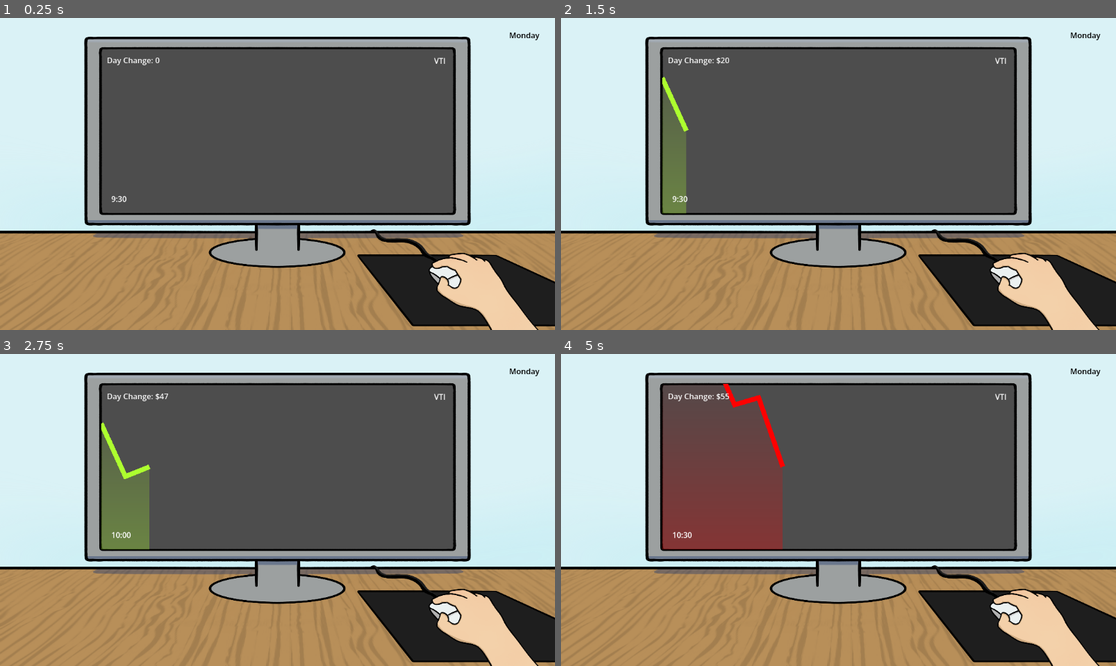
Above: before the commit, frames 1-4 (two rows, left to right).
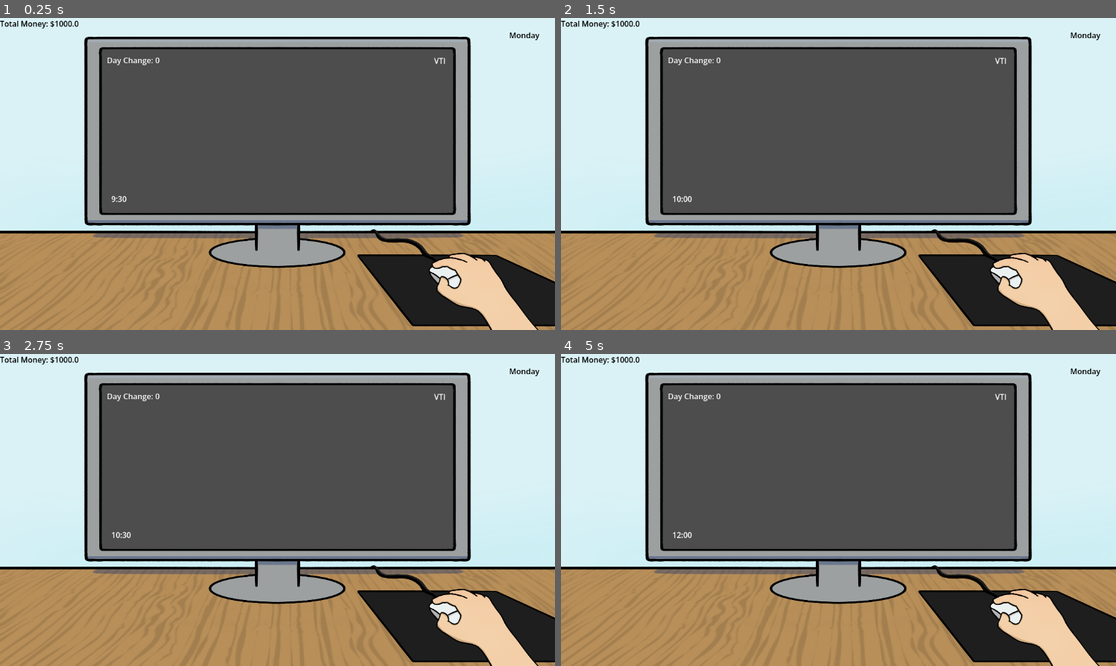
Above: after the commit, the same moments.

Repository: connorheyz/jamfest-2026-buy-signal-game
Game: Godot game, scene res://desktop/minigame.tscn
Same seed, same stepped clock (60 frames per second), same inputs: the game is played once before the commit and once after it. The project has no main scene, so this scene is started directly.
Inputs (mouse positions are in pixels of both pictures, inside the frame that each line leads up to):
- Up to frame 1 (0.25 s): no input
- Up to frame 2 (1.5 s): tap Enter at 0.5 s; move the mouse to (960, 158) at 0.52 s; hold A (buy) 0.53-1.28 s; tap D (sell) at 0.8, 1.35 s; tap Space at 1.25 s; move the mouse to (727, 189) at 1.27 s
- Up to frame 3 (2.75 s): tap A (buy) at 1.55 s; move the mouse to (333, 441) at 2.02 s; hold A (buy) from 2.03 s (still down); tap D (sell) at 2.3 s
- Up to frame 4 (5 s): tap Enter at 2.75, 4.25 s; move the mouse to (810, 572) at 2.77 s; release A (buy) at 2.78 s; tap D (sell) at 2.85, 3.8, 4.35 s; tap A (buy) at 3.05, 4.55 s; tap Space at 3.5 s; move the mouse to (1005, 556) at 3.52 s; hold A (buy) 3.53-4.28 s; move the mouse to (672, 463) at 4.27 s

The runs differ from the first frame. In frame 1, 0.2% of the frame differs, in the area x 0-15%, y 0-4%; in frame 2, 1.7%; in frame 3, 2.7%; in frame 4, 7.9%, in the area x 0-41%, y 0-63%.
Error after the commit: Invalid access to property or key 'ticker' on a base object of type 'Nil'. (res://desktop/stock_minigame.gd:26)

Commit message:
minor changes

Diff:
--- a/desktop/minigame.tscn
+++ b/desktop/minigame.tscn
@@ -9,6 +9,7 @@
 [ext_resource type="Script" uid="uid://dbwvsvfhxscud" path="res://desktop/clock.gd" id="7_dipoy"]
 [ext_resource type="PackedScene" uid="uid://cj0ka5piaau77" path="res://price_engine/stock_scene.tscn" id="8_mgcpr"]
 [ext_resource type="PackedScene" uid="uid://b4l86xnah0j5g" path="res://queue_up_menu/queue_up_menu.tscn" id="9_sd31f"]
+[ext_resource type="PackedScene" uid="uid://b2fukhhxr3gje" path="res://shop/money_label.tscn" id="10_qmb8p"]
 
 [node name="Desktop" type="Control" unique_id=1725560712 node_paths=PackedStringArray("stock_ticker")]
 layout_mode = 3
@@ -96,7 +97,6 @@
 
 [node name="HalfHourTimer" type="Timer" parent="." unique_id=421547147]
 unique_name_in_owner = true
-wait_time = 2.0
 autostart = true
 
 [node name="Clock" type="Label" parent="." unique_id=247581126]
@@ -116,4 +116,7 @@
 [node name="QueueUpMenu" parent="." unique_id=1808077402 instance=ExtResource("9_sd31f")]
 visible = false
 
+[node name="MoneyLabel" parent="." unique_id=1319991699 instance=ExtResource("10_qmb8p")]
+layout_mode = 0
+
 [connection signal="button_queue_up_pressed" from="QueueUpMenu" to="." method="_on_queue_up_menu_button_queue_up_pressed"]
--- a/desktop/stock_minigame.gd
+++ b/desktop/stock_minigame.gd
@@ -11,14 +11,21 @@
 
 var day_closed: bool = false
 
+var owned_at_open: int
+
+var stock: Stock
+
 var profit := 0
 # Called when the node enters the scene tree for the first time.
 func _ready() -> void:
+	PlayerSaveState.previous_day_prices = {}
 	%TickTimer.timeout.connect(_on_tick_timeout)
-	%TickerLabel.text = "VTI"
 	%HalfHourTimer.timeout.connect(_advance_time)
 	%Clock.update_time_label(current_time)
-	stock_ticker.append_price(Price.new(PlayerSaveState.previous_day_close, 0))
+	stock = PlayerSaveState.current_stock
+	owned_at_open = PlayerSaveState.holdings[stock.ticker]
+	%TickerLabel.text = stock.ticker
+	stock_ticker.append_price(Price.new(PlayerSaveState.stock_prices[stock.ticker], 0))
 
 
 func _advance_time() -> void:
@@ -35,38 +42,47 @@
 	%HalfHourTimer.stop()
 	day_closed = true
 	var day_save: GameState = GameState.new(profit)
+	PlayerSaveState.previous_day_prices[stock.ticker] = []
+	for price in stock_ticker.prices:
+		PlayerSaveState.previous_day_prices[stock.ticker].append(price.price)
 	PlayerSaveState.current_money += profit
+	print(stock_ticker.get_latest_price().price)
+	PlayerSaveState.stock_prices[stock.ticker] = stock_ticker.get_latest_price().price
 	PlayerSaveState.game_states.append(day_save)
 	get_tree().change_scene_to_packed(results_screen)
 
 func get_holding() -> bool:
-	return PlayerSaveState.holding
+	return stock.ticker in PlayerSaveState.holdings and PlayerSaveState.holdings[stock.ticker] != 0
 
 func set_holding(value: bool) -> void:
-	PlayerSaveState.holding = value
-
+	if value:
+		PlayerSaveState.holdings[stock.ticker] = owned_at_open
+	else:
+		PlayerSaveState.holdings[stock.ticker] = 0
 
 func _input(event):
 	if event.is_action_pressed("buy"):
 		if not get_holding() and not day_closed:
-			bought_price = stock_ticker.get_latest_price().price
-			set_holding(true)
+			var temp_bought_price = stock_ticker.get_latest_price().price
+			if PlayerSaveState.current_money > temp_bought_price * owned_at_open:
+				bought_price = temp_bought_price * owned_at_open
+				PlayerSaveState.current_money -= bought_price
+				set_holding(true)
 	elif event.is_action_pressed("sell"):
 		if get_holding() and not day_closed:
 			profit += stock_ticker.get_latest_price().price - bought_price
+			PlayerSaveState.current_money += PlayerSaveState.holdings[stock.ticker] * stock_ticker.get_latest_price().price
 			update_profit_label()
-			set_holding(true)
+			set_holding(false)
 
 func update_profit_label():
 	%ProfitLabel.text = "Day Change: $" + str(profit)
 
 func _on_tick_timeout() -> void:
+	print(stock_ticker.get_latest_price().price)
 	var diff: float = %StockScene.do_tick()
-	if stock_ticker.prices.size() < 1:
-		stock_ticker.append_price(Price.new(diff, current_tick))
-		bought_price = diff
-	else:
-		stock_ticker.append_price(Price.new(stock_ticker.prices[-1].price + diff, current_tick))
+	var new_price = max(0, stock_ticker.prices[-1].price + diff)
+	stock_ticker.append_price(Price.new(new_price, current_tick))
 	var latest_price: Price = stock_ticker.get_latest_price()
 
 	if latest_price.price > bought_price:
--- a/player/player_save_state.gd
+++ b/player/player_save_state.gd
@@ -7,18 +7,20 @@
 
 var current_day: int = 0
 
-var holdings: = {}
+@export var holdings: = {}
+@export var portfolio: Array[Stock]
 
-var stock_prices: = {}
+@export var stock_prices: = {}
 
 var items: Array[SwagItem]
 
+var previous_day_prices:= {}
+
 var previous_day_close: float
+
+var current_stock: Stock
 
 @export var unlocked_items: Array[SwagItem]
 @export var unlocked_stocks: Array[Stock]
 
-func _ready() -> void:
-	stock_prices["VTI"] = 100;
-
 var holding: bool
--- a/player/player_save_state.tscn
+++ b/player/player_save_state.tscn
@@ -1,6 +1,16 @@
 [gd_scene format=3 uid="uid://b4ospbhkc3pt6"]
 
 [ext_resource type="Script" uid="uid://1aaubp8gjpku" path="res://player/player_save_state.gd" id="1_qm5h6"]
+[ext_resource type="Script" uid="uid://th2tlyhy2w0t" path="res://price_engine/stock.gd" id="2_leno1"]
+[ext_resource type="Resource" uid="uid://be2tc1ql2dpmi" path="res://price_engine/stock.tres" id="3_31qgy"]
 
 [node name="PlayerSave" type="Node" unique_id=734957080]
 script = ExtResource("1_qm5h6")
+holdings = {
+"VTI": 1
+}
+portfolio = Array[ExtResource("2_leno1")]([ExtResource("3_31qgy")])
+stock_prices = {
+"VTI": 50.0
+}
+unlocked_stocks = Array[ExtResource("2_leno1")]([ExtResource("3_31qgy")])
--- /dev/null
+++ b/shop/money_label.tscn
@@ -0,0 +1,12 @@
+[gd_scene format=3 uid="uid://b2fukhhxr3gje"]
+
+[ext_resource type="Script" uid="uid://dmpl64mi8vmxh" path="res://shop/total_money_label.gd" id="1_jcv4g"]
+
+[node name="MoneyLabel" type="Label" unique_id=1319991699]
+offset_left = 23.0
+offset_top = 18.0
+offset_right = 157.0
+offset_bottom = 70.0
+theme_override_colors/font_color = Color(0, 0, 0, 1)
+text = "Money: $500"
+script = ExtResource("1_jcv4g")
--- a/shop/next_button.gd
+++ b/shop/next_button.gd
@@ -9,9 +9,9 @@
 	print(PlayerSaveState.current_day)
 	if PlayerSaveState.current_day % 7 < 5:
 		print("changing_scene")
-		get_tree().change_scene_to_file("res://desktop/minigame.tscn")
+		get_tree().change_scene_to_file("res://shop/select_stock.tscn")
 	else:
-		get_tree().change_scene_to_file("res://desktop/minigame.tscn")
+		get_tree().change_scene_to_file("res://shop/select_stock.tscn")
 
 # Called every frame. 'delta' is the elapsed time since the previous frame.
 func _process(delta: float) -> void:
--- /dev/null
+++ b/shop/select_stock.tscn
@@ -0,0 +1,58 @@
+[gd_scene format=3 uid="uid://c0s8em4bheyxw"]
+
+[ext_resource type="Texture2D" uid="uid://bwcp3gc2fhxd6" path="res://test/BaseBG.png" id="1_o20wa"]
+[ext_resource type="Texture2D" uid="uid://dqqxtbnb1y38b" path="res://test/Hand.png" id="2_ew80y"]
+[ext_resource type="Script" uid="uid://dmpl64mi8vmxh" path="res://shop/total_money_label.gd" id="4_8u4xc"]
+[ext_resource type="Script" uid="uid://0g7uquq1g0wc" path="res://shop/stock_minigame_select.gd" id="4_g773h"]
+
+[node name="Desktop" type="Control" unique_id=1725560712]
+layout_mode = 3
+anchors_preset = 0
+
+[node name="TextureRect" type="TextureRect" parent="." unique_id=261100800]
+layout_mode = 1
+anchors_preset = 15
+anchor_right = 1.0
+anchor_bottom = 1.0
+offset_right = 1152.0
+offset_bottom = 648.0
+grow_horizontal = 2
+grow_vertical = 2
+size_flags_horizontal = 3
+size_flags_vertical = 3
+texture = ExtResource("1_o20wa")
+expand_mode = 1
+
+[node name="TextureRect2" type="TextureRect" parent="." unique_id=1078309207]
+layout_mode = 1
+anchors_preset = 15
+anchor_right = 1.0
+anchor_bottom = 1.0
+offset_left = 723.0
+offset_top = 423.0
+offset_right = 1121.2222
+offset_bottom = 647.0
+grow_horizontal = 2
+grow_vertical = 2
+size_flags_horizontal = 3
+size_flags_vertical = 3
+texture = ExtResource("2_ew80y")
+expand_mode = 1
+
+[node name="Label" type="Label" parent="." unique_id=744864017]
+layout_mode = 0
+offset_left = 23.0
+offset_top = 18.0
+offset_right = 157.0
+offset_bottom = 70.0
+theme_override_colors/font_color = Color(0, 0, 0, 1)
+text = "Money: $500"
+script = ExtResource("4_8u4xc")
+
+[node name="VBoxContainer" type="VBoxContainer" parent="." unique_id=608560565]
+layout_mode = 0
+offset_left = 215.0
+offset_top = 70.0
+offset_right = 933.0
+offset_bottom = 400.0
+script = ExtResource("4_g773h")
--- a/shop/shop.tscn
+++ b/shop/shop.tscn
@@ -1,8 +1,8 @@
 [gd_scene format=3 uid="uid://cvug0kyolx16a"]
 
 [ext_resource type="Texture2D" uid="uid://bwcp3gc2fhxd6" path="res://test/BaseBG.png" id="3_qsoi6"]
+[ext_resource type="PackedScene" uid="uid://b2fukhhxr3gje" path="res://shop/money_label.tscn" id="3_xad5q"]
 [ext_resource type="Texture2D" uid="uid://dqqxtbnb1y38b" path="res://test/Hand.png" id="4_3mibv"]
-[ext_resource type="Script" uid="uid://dmpl64mi8vmxh" path="res://shop/total_money_label.gd" id="4_mrnko"]
 [ext_resource type="Texture2D" uid="uid://o751xv776aef" path="res://test/Window.png" id="5_2wf2a"]
 [ext_resource type="Script" uid="uid://duspkodcoiisu" path="res://shop/next_button.gd" id="5_gy7ao"]
 [ext_resource type="Script" uid="uid://ded45xebtubf3" path="res://shop/item_shop.gd" id="7_orod7"]
@@ -10,7 +10,7 @@
 [ext_resource type="Script" uid="uid://th2tlyhy2w0t" path="res://price_engine/stock.gd" id="10_mmyc1"]
 [ext_resource type="Resource" uid="uid://be2tc1ql2dpmi" path="res://price_engine/stock.tres" id="10_orod7"]
 
-[node name="Shop" type="Control" unique_id=1725560712]
+[node name="StockSelection" type="Control" unique_id=1725560712]
 layout_mode = 3
 anchors_preset = 0
 
@@ -44,24 +44,8 @@
 texture = ExtResource("4_3mibv")
 expand_mode = 1
 
-[node name="Button" type="Button" parent="." unique_id=1471394089]
+[node name="MoneyLabel" parent="." unique_id=1319991699 instance=ExtResource("3_xad5q")]
 layout_mode = 0
-offset_left = 212.0
-offset_top = 472.0
-offset_right = 336.0
-offset_bottom = 513.0
-text = "NEXT"
-script = ExtResource("5_gy7ao")
-
-[node name="Label" type="Label" parent="." unique_id=744864017]
-layout_mode = 0
-offset_left = 23.0
-offset_top = 18.0
-offset_right = 157.0
-offset_bottom = 70.0
-theme_override_colors/font_color = Color(0, 0, 0, 1)
-text = "Money: $500"
-script = ExtResource("4_mrnko")
 
 [node name="Shop" type="NinePatchRect" parent="." unique_id=776684479]
 z_index = 3
@@ -109,3 +93,12 @@
 offset_bottom = 260.0
 script = ExtResource("9_bv5vx")
 stocks = Array[ExtResource("10_mmyc1")]([ExtResource("10_orod7")])
+
+[node name="Button" type="Button" parent="." unique_id=1156751539]
+layout_mode = 0
+offset_left = 206.0
+offset_top = 434.0
+offset_right = 406.0
+offset_bottom = 505.0
+text = "Next"
+script = ExtResource("5_gy7ao")
--- a/shop/stock_bar.gd
+++ b/shop/stock_bar.gd
@@ -11,13 +11,21 @@
 # Called when the node enters the scene tree for the first time.
 func _ready() -> void:
 	var price = 0
-	for i in range(30):
-		stock_bar.append_price(Price.new(price, i))
-		price += stock.get_next_diff()
+	if stock.ticker in PlayerSaveState.previous_day_prices:
+		for i in range(len(PlayerSaveState.previous_day_prices[stock.ticker])):
+			stock_bar.append_price(Price.new((PlayerSaveState.previous_day_prices[stock.ticker][i] - PlayerSaveState.previous_day_prices[stock.ticker][0])/PlayerSaveState.previous_day_prices[stock.ticker][0], i))
+	else:
+		var open_price = PlayerSaveState.stock_prices[stock.ticker]
+		PlayerSaveState.previous_day_prices[stock.ticker] = []
+		for i in range(150):
+			stock_bar.append_price(Price.new(price, i))
+			var diff = stock.get_next_diff()
+			price = max(0, price + diff)
+			open_price = max(0, diff + open_price)
+			PlayerSaveState.previous_day_prices[stock.ticker].append(open_price)
+		PlayerSaveState.stock_prices[stock.ticker] = open_price
 	if stock_bar.prices[-1].price > stock_bar.prices[0].price:
 		stock_bar.set_color(Color.GREEN_YELLOW)
-	if stock.ticker not in PlayerSaveState.holdings:
-		PlayerSaveState.stock_prices[stock.ticker] += stock_bar.prices[-1].price
 	stock_price.text = "$" + ('%.2f' % PlayerSaveState.stock_prices[stock.ticker])
 	stock_ticker.text = stock.ticker
 	buy_ten.pressed.connect(_attempt_buy_ten)
--- /dev/null
+++ b/shop/stock_bar_minigame.gd
@@ -0,0 +1,37 @@
+extends HBoxContainer
+
+@export var stock_bar: StockTicker
+@export var stock: Stock
+
+@export var stock_ticker: Label
+@export var stock_price: Label
+
+@export var trade_button: Button
+# Called when the node enters the scene tree for the first time.
+func _ready() -> void:
+	var price = 0
+	if stock.ticker in PlayerSaveState.previous_day_prices:
+		for i in range(len(PlayerSaveState.previous_day_prices[stock.ticker])):
+			stock_bar.append_price(Price.new(PlayerSaveState.previous_day_prices[stock.ticker][i] - PlayerSaveState.previous_day_prices[stock.ticker][0], i))
+	else:
+		var open_price = PlayerSaveState.stock_prices[stock.ticker]
+		PlayerSaveState.previous_day_prices[stock.ticker] = []
+		for i in range(300):
+			stock_bar.append_price(Price.new(price, i))
+			var diff = stock.get_next_diff()
+			price = max(0, price + diff)
+			open_price = max(0, diff + open_price)
+			PlayerSaveState.previous_day_prices[stock.ticker].append(open_price)
+		print("changing price!")
+		print(open_price)
+		PlayerSaveState.stock_prices[stock.ticker] = open_price
+	if stock_bar.prices[-1].price > stock_bar.prices[0].price:
+		stock_bar.set_color(Color.GREEN_YELLOW)
+	stock_price.text = "$" + ('%.2f' % (PlayerSaveState.stock_prices[stock.ticker] * PlayerSaveState.holdings[stock.ticker]))
+	stock_ticker.text = stock.ticker
+	trade_button.pressed.connect(_trade_button)
+
+func _trade_button() -> void:
+	PlayerSaveState.current_stock = stock
+	PlayerSaveState.holding = true
+	get_tree().change_scene_to_file("res://desktop/minigame.tscn")
--- a/shop/stock_bar.tscn
+++ b/shop/stock_bar_minigame.tscn
@@ -1,17 +1,14 @@
-[gd_scene format=3 uid="uid://dx4k86lq1e2by"]
+[gd_scene format=3 uid="uid://bvowax0xyj8vj"]
 
-[ext_resource type="Script" uid="uid://cthybg66vpiyq" path="res://shop/stock_bar.gd" id="1_lwoi5"]
-[ext_resource type="Resource" uid="uid://be2tc1ql2dpmi" path="res://price_engine/stock.tres" id="2_dt6tl"]
-[ext_resource type="Script" uid="uid://b04apjaej1l6x" path="res://stock_chart/live_stock_ticker.gd" id="3_f83bh"]
+[ext_resource type="Script" uid="uid://b5a05o2cbb3s2" path="res://shop/stock_bar_minigame.gd" id="1_r4uao"]
+[ext_resource type="Script" uid="uid://b04apjaej1l6x" path="res://stock_chart/live_stock_ticker.gd" id="3_mbvgj"]
 
-[node name="StockBar" type="HBoxContainer" unique_id=420853837 node_paths=PackedStringArray("stock_bar", "stock_ticker", "stock_price", "buy_ten", "buy_one")]
-script = ExtResource("1_lwoi5")
+[node name="StockBar" type="HBoxContainer" unique_id=420853837 node_paths=PackedStringArray("stock_bar", "stock_ticker", "stock_price", "trade_button")]
+script = ExtResource("1_r4uao")
 stock_bar = NodePath("StockBox/LiveView")
-stock = ExtResource("2_dt6tl")
 stock_ticker = NodePath("StockBox/Ticker")
 stock_price = NodePath("BuyContainer/Price")
-buy_ten = NodePath("BuyContainer/BuyButtons/BuyTen")
-buy_one = NodePath("BuyContainer/BuyButtons/BuyOne")
+trade_button = NodePath("BuyContainer/BuyButtons/Select")
 
 [node name="StockBox" type="VBoxContainer" parent="." unique_id=1934263757]
 layout_mode = 2
@@ -25,8 +22,8 @@
 [node name="LiveView" type="Container" parent="StockBox" unique_id=1216769931]
 layout_mode = 2
 size_flags_vertical = 3
-script = ExtResource("3_f83bh")
-horizontal_spacing = 10.0
+script = ExtResource("3_mbvgj")
+horizontal_spacing = 2.0
 vertical_scaling = 0.5
 follow_ticks = false
 
@@ -52,10 +49,6 @@
 [node name="BuyButtons" type="HBoxContainer" parent="BuyContainer" unique_id=1302051727]
 layout_mode = 2
 
-[node name="BuyOne" type="Button" parent="BuyContainer/BuyButtons" unique_id=260066879]
+[node name="Select" type="Button" parent="BuyContainer/BuyButtons" unique_id=260066879]
 layout_mode = 2
-text = "Buy 1"
-
-[node name="BuyTen" type="Button" parent="BuyContainer/BuyButtons" unique_id=720708857]
-layout_mode = 2
-text = "Buy 10"
+text = "Day Trade"
--- /dev/null
+++ b/shop/stock_minigame_select.gd
@@ -0,0 +1,13 @@
+extends VBoxContainer
+class_name StockMinigameSelect
+
+var stock_item_scene: PackedScene
+
+# Called when the node enters the scene tree for the first time.
+func _ready() -> void:
+	stock_item_scene = preload("res://shop/stock_bar_minigame.tscn")
+	var stocks = PlayerSaveState.portfolio
+	for stock in stocks:
+		var stock_item = stock_item_scene.instantiate()
+		stock_item.stock = stock
+		add_child(stock_item)
--- a/stock_chart/live_stock_ticker.gd
+++ b/stock_chart/live_stock_ticker.gd
@@ -28,7 +28,6 @@
 	origin_y = (position_y/size_y) + (size_y/2)
 	origin_x = (position_x/size_x)
 	floor = origin_y + size_y/2
-
 
 func price_to_height(price: Price) -> float:
 	return origin_y - price.price * vertical_scaling
Not shown, added: shop/stock_bar_minigame.gd.uid
Not shown, added: shop/stock_minigame_select.gd.uid
